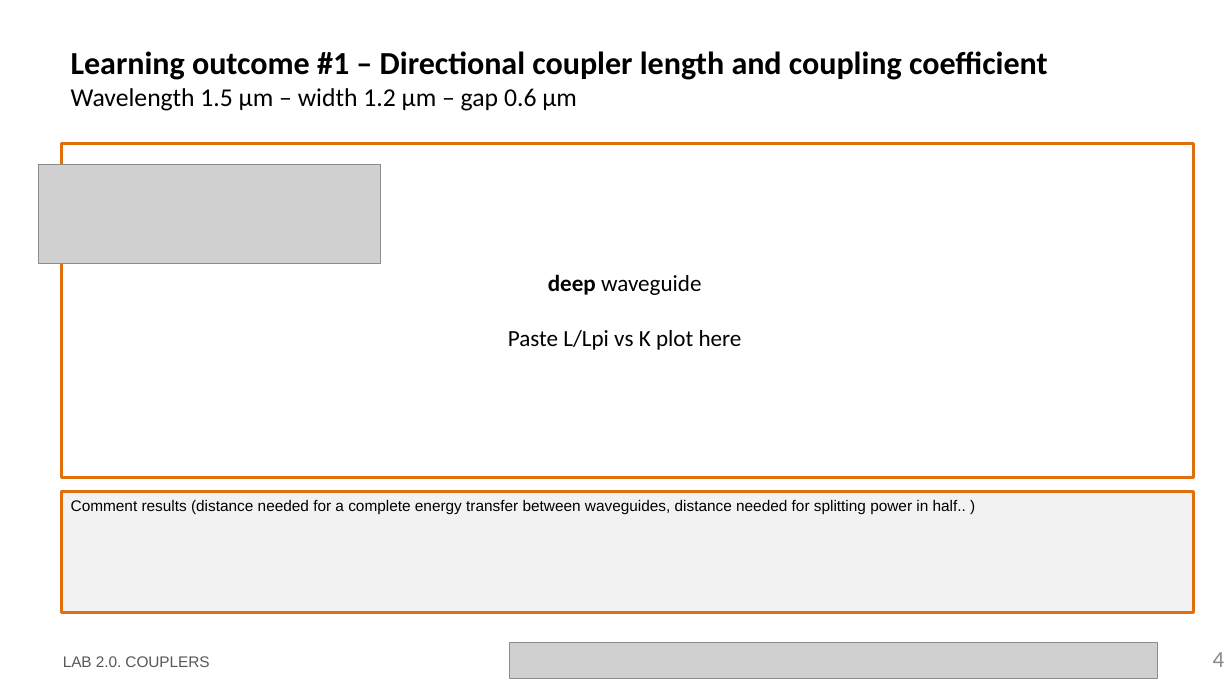
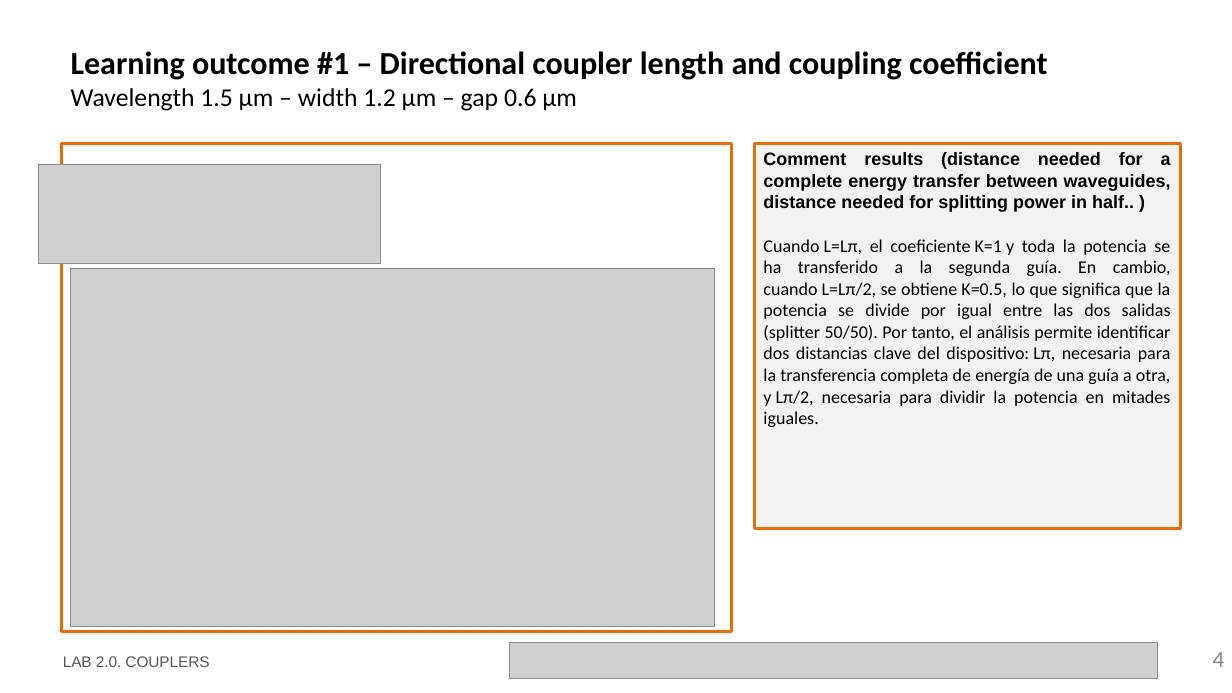
Before and after one commit to sergiipla834/pic-upv-lab2, a slide deck: slide 4 of LabBook_20.pptx. Drawn at 1232x693 pixels with LibreOffice and Linux fonts; fonts in the diff are those of the drawing; grey boxes stand for pictures; background and template pictures are left out. Boxes give left, top, right and bottom in pixels: in the first picture for what was removed or moved away, otherwise in the second. Text is boxed around its words. In the diff, an @@ line names an element or a change of style, - is before the commit and + after.

```diff
--- a/LabBook_20.pptx
+++ b/LabBook_20.pptx
@@ rectangle: place and size @@
-rectangle at bbox=[62, 143, 1194, 478]
+rectangle at bbox=[62, 143, 732, 631]
@@ rectangle "Comment results (distance needed for ...": place and size @@
-rectangle "Comment results (distance needed for ..." at bbox=[62, 492, 1194, 613]
+rectangle "Comment results (distance needed for ..." at bbox=[754, 143, 1180, 529]
@@ text in rectangle at bbox=[763, 152, 1171, 212]: size 12 to 14 pt, bold on in "Comment results (distance needed for a complete ..." @@
@@ text in rectangle at bbox=[763, 239, 1171, 427]: paragraph added @@
+Cuando L=Lπ, el coeficiente K=1 y toda la potencia se ha transferido a la segunda guía. En cambio, cuando L=Lπ/2, se obtiene K=0.5, lo que significa que la potencia se divide por igual entre las dos salidas (splitter 50/50). Por tanto, el análisis permite identificar dos distancias clave del dispositivo: Lπ, necesaria para la transferencia completa de energía de una guía a otra, y Lπ/2, necesaria para dividir la potencia en mitades iguales.
@@ picture added at bbox=[70, 269, 714, 627] @@
@@ text removed at bbox=[508, 274, 742, 350] @@
-deep waveguide
-Paste L/Lpi vs K plot here
```
Also in this commit, not shown: 1 other slide changed, 6 slides added, 1 other file.
